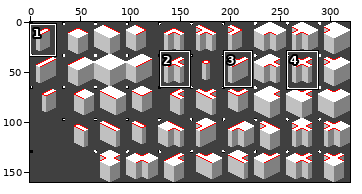
Two versions of one pixel-art file, tilesets/templates/full_templates/f_thin_transparent_template.aseprite. Above: a wide view before the commit, with the close-up outlined.
Close-up. As it was:
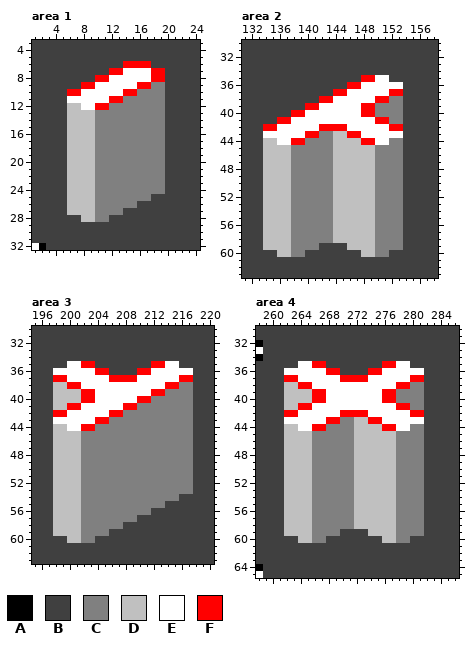
320x160 pixels, 1 frame. Shown: area 1: x 1..24, y 3..32; area 2: x 131..158, y 30..63; area 3: x 195..220, y 30..63; area 4: x 258..286, y 30..65. The commit also changed other parts of the picture, which this record leaves out.
Palette (. is transparent): A #000000  B #404040  C #808080  D #c0c0c0  E #ffffff  F #ff0000
Now the later version:
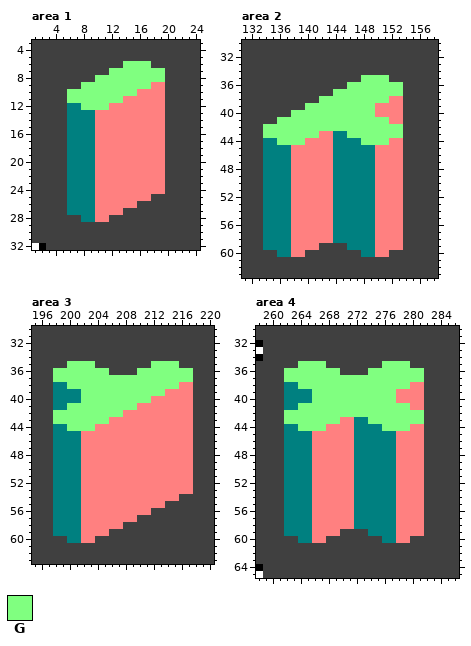
Colours new in this view: G #80ff80
Change:
layer "Normals" added
layer "Edges" now hidden
Colour C changes from #808080 to #ff8080.
Colour D changes from #c0c0c0 to #008080.
Area 1:
Colour E gives way to colour G in row 7 at x 14 to 17; in row 8 at x 12 to 17; in row 9 at x 10 to 15; in row 10 at x 8 to 13; in row 11 at x 6 to 11; in row 12 at x 8 to 9.
Colour F gives way to colour G in row 6 at x 14 to 17; in row 7 at x 12 to 13 and 18 to 19; in row 8 at x 10 to 11 and 18 to 19; in row 9 at x 8 to 9 and 16 to 17; in row 10 at x 6 to 7 and 14 to 15; in row 11 at x 12 to 13.
Colour F gives way to colour G in row 12 at x 10 to 11.
Area 2:
Colour E gives way to colour G in row 35 at x 150 to 151; in row 36 at x 148 to 153; in row 37 at x 146 to 151; in row 38 at x 144 to 149; in row 39 at x 142 to 147; in row 40 at x 140 to 147.
Colour E gives way to colour G in row 41 at x 138 to 149; in row 42 at x 136 to 141 and 146 to 151; in row 43 at x 134 to 139 and 148 to 153; in row 44 at x 136 to 137 and 150 to 151.
Colour F gives way to colour G in row 35 at x 148 to 149; in row 36 at x 146 to 147; in row 37 at x 144 to 145 and 152 to 153; in row 38 at x 142 to 143 and 150 to 151; in row 39 at x 140 to 141 and 148 to 149; in row 40 at x 138 to 139 and 148 to 149.
Colour F gives way to colour G in row 41 at x 136 to 137 and 150 to 151; in row 42 at x 134 to 135, 142 to 145 and 152 to 153; in row 43 at x 140 to 141 and 146 to 147; in row 44 at x 138 to 139 and 148 to 149.
Area 3:
Colour E gives way to colour G in row 35 at x 200 to 201 and 214 to 215; in row 36 at x 198 to 203 and 212 to 217; in row 37 at x 200 to 205 and 210 to 215; in row 38 at x 202 to 213; in row 39 at x 204 to 211; in row 40 at x 204 to 209.
Colour E gives way to colour G in row 41 at x 202 to 207; in row 42 at x 200 to 205; in row 43 at x 198 to 203; in row 44 at x 200 to 201.
Colour F gives way to colour G in row 35 at x 202 to 203 and 212 to 213; in row 36 at x 204 to 205 and 210 to 211; in row 37 at x 198 to 199, 206 to 209 and 216 to 217; in row 38 at x 200 to 201 and 214 to 215; in row 39 at x 202 to 203 and 212 to 213; in row 40 at x 202 to 203 and 210 to 211.
Colour F gives way to colour G in row 41 at x 200 to 201 and 208 to 209; in row 42 at x 198 to 199 and 206 to 207; in row 43 at x 204 to 205; in row 44 at x 202 to 203.
Area 4:
Colour E gives way to colour G in row 35 at x 264 to 265 and 278 to 279; in row 36 at x 262 to 267 and 276 to 281; in row 37 at x 264 to 269 and 274 to 279; in row 38 at x 266 to 277; in rows 39 to 40 at x 268 to 275; in row 41 at x 266 to 277.
Colour E gives way to colour G in row 42 at x 264 to 269 and 274 to 279; in row 43 at x 262 to 267 and 276 to 281; in row 44 at x 264 to 265 and 278 to 279.
Colour F gives way to colour G in row 35 at x 266 to 267 and 276 to 277; in row 36 at x 268 to 269 and 274 to 275; in row 37 at x 262 to 263, 270 to 273 and 280 to 281; in row 38 at x 264 to 265 and 278 to 279; in rows 39 to 40 at x 266 to 267 and 276 to 277; in row 41 at x 264 to 265 and 278 to 279.
Colour F gives way to colour G in row 42 at x 262 to 263, 270 to 273 and 280 to 281; in row 43 at x 268 to 269 and 274 to 275; in row 44 at x 266 to 267 and 276 to 277.
Where, in picture pixels (left, top, right, bottom), the same in both close-ups:
changed: (67, 61, 165, 222)
changed: (263, 75, 403, 257)
changed: (53, 361, 193, 543)
changed: (284, 361, 424, 543)
